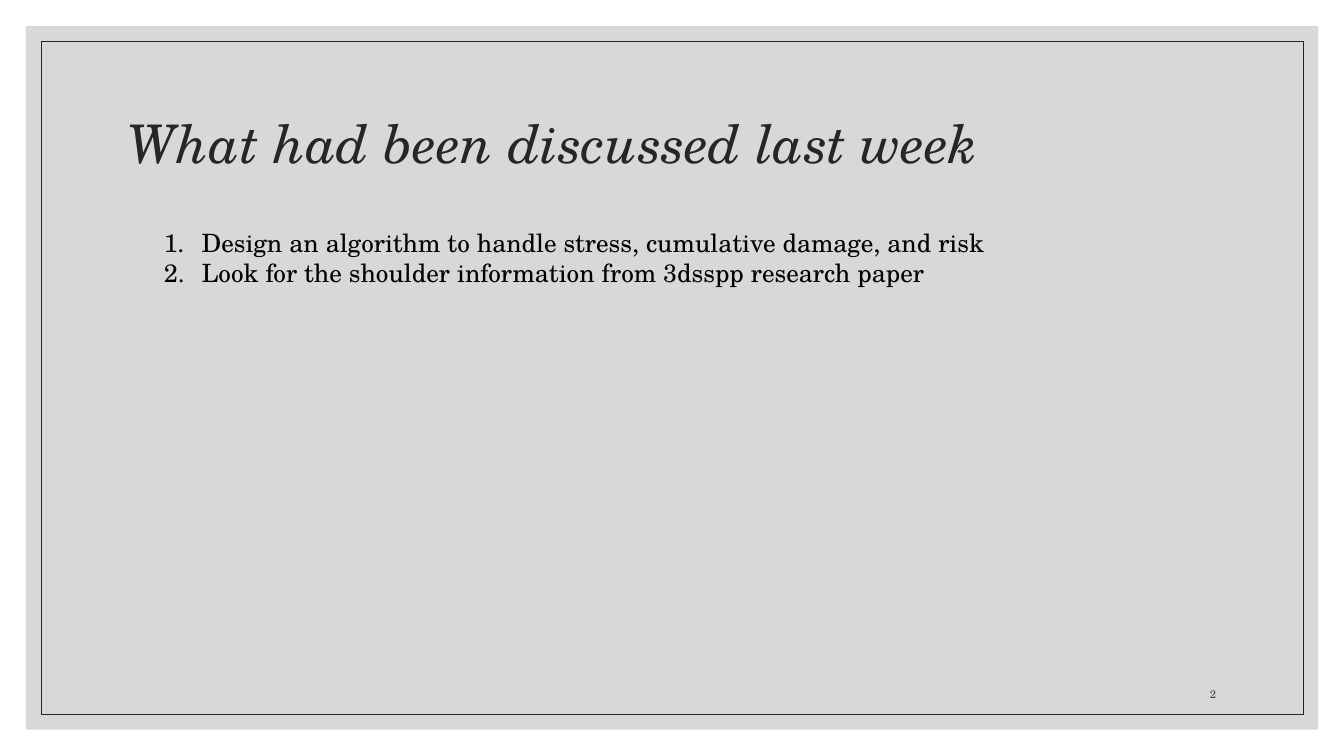
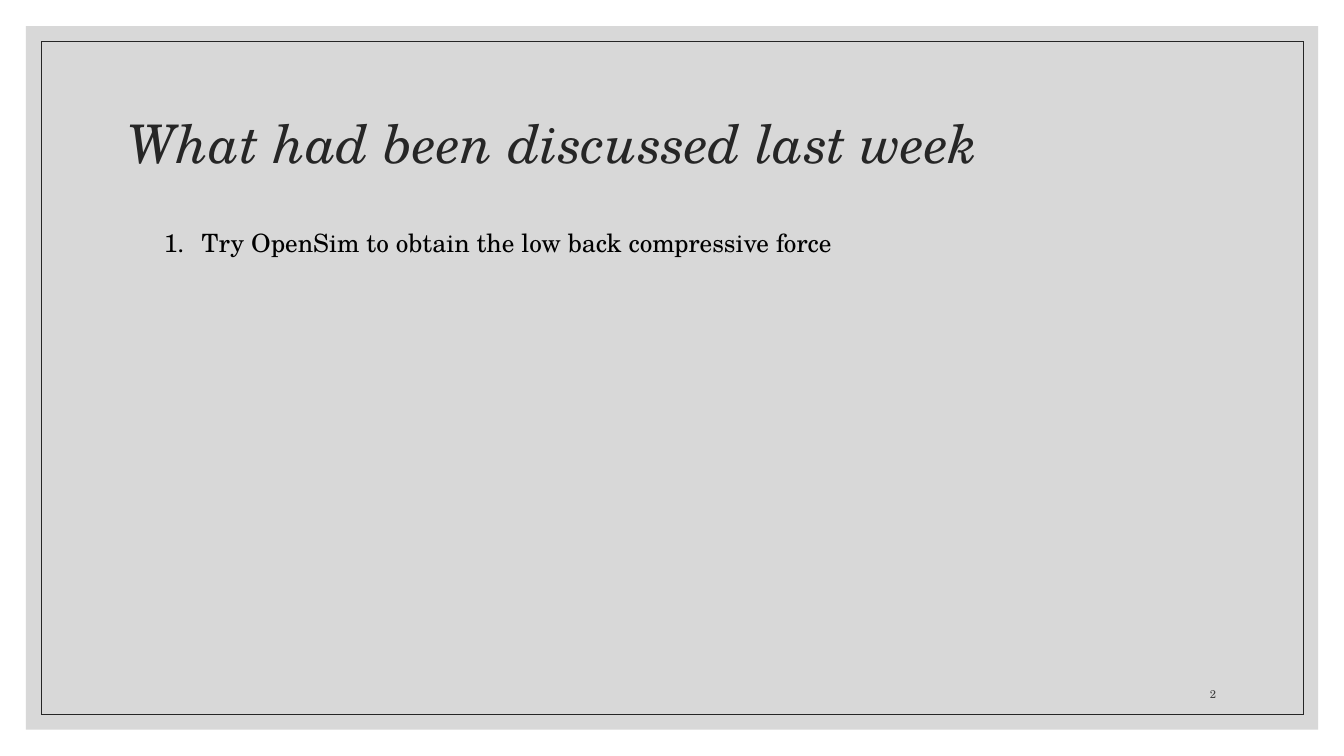
Before and after one commit to Albertlor/URECA, a slide deck: slide 2 of Meeting_Materials/Ergonomics Semester 2 Week 11.pptx. Drawn at 1344x756 pixels with LibreOffice and Linux fonts; fonts in the diff are those of the drawing. Boxes give left, top, right and bottom in pixels: in the first picture for what was removed or moved away, otherwise in the second. Text is boxed around its words. In the diff, an @@ line names an element or a change of style, - is before the commit and + after.

```diff
--- a/Meeting_Materials/Ergonomics Semester 2 Week 11.pptx
+++ b/Meeting_Materials/Ergonomics Semester 2 Week 11.pptx
@@ text at bbox=[202, 233, 831, 257]: text changed @@
-1. Design an algorithm to handle stress, cumulative damage, and risk
-2. Look for the shoulder information from 3dsspp research paper
+1. Try OpenSim to obtain the low back compressive force
```
Also in this commit, not shown: 4 other slides changed, 4 slides added, 1 slide removed, 10 other files.
